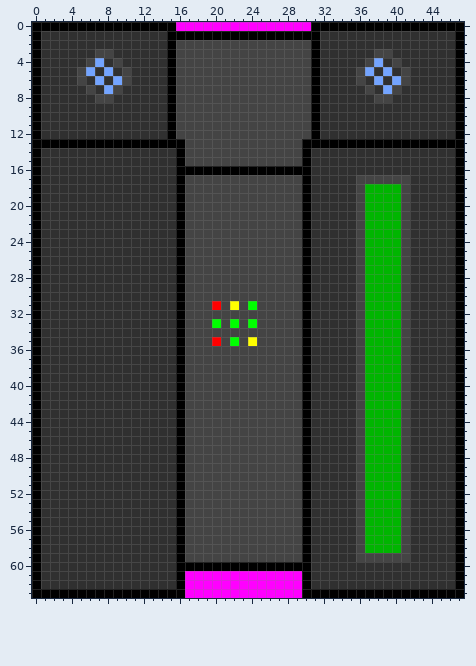
Two states of a pixel-art sprite, nondist/Tiles/mainframe.png. This is how it looked before the edit.
The file is 48x64 pixels. Colours within 5 levels of each other are drawn and written as one.
The same view after the edit:
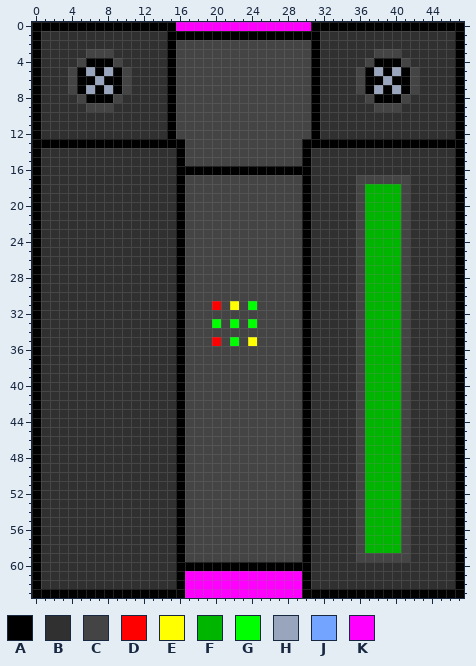
Palette (. is transparent): A #000000  B #303030  C #444444  D #ff0000  E #ffff00  F #00b500  G #00ff00  H #98a5bc  J #73a4ff  K #ff00ff
Diff:
@@ x 0..47 @@
  2 ABBBBBBBBBBBBBBACCCCCCCCCCCCCCCABBBBBBBBBBBBBBBA
- 3 ABBBBBBCCBBBBBBACCCCCCCCCCCCCCCABBBBBBCCBBBBBBBA
- 4 ABBBBBCJBCBBBBBACCCCCCCCCCCCCCCABBBBBCJBCBBBBBBA
- 5 ABBBBCJBJBCBBBBACCCCCCCCCCCCCCCABBBBCJBJBCBBBBBA
- 6 ABBBBCBJBJCBBBBACCCCCCCCCCCCCCCABBBBCBJBJCBBBBBA
- 7 ABBBBBCBJCBBBBBACCCCCCCCCCCCCCCABBBBBCBJCBBBBBBA
- 8 ABBBBBBCCBBBBBBACCCCCCCCCCCCCCCABBBBBBCCBBBBBBBA
- 9 ABBBBBBBBBBBBBBACCCCCCCCCCCCCCCABBBBBBBBBBBBBBBA
+ 3 ABBBBBCCCBBBBBBACCCCCCCCCCCCCCCABBBBBBCCCBBBBBBA
+ 4 ABBBBCAAACBBBBBACCCCCCCCCCCCCCCABBBBBCAAACBBBBBA
+ 5 ABBBCAHAHACBBBBACCCCCCCCCCCCCCCABBBBCAHAHACBBBBA
+ 6 ABBBCAAHAACBBBBACCCCCCCCCCCCCCCABBBBCAAHAACBBBBA
+ 7 ABBBCAHAHACBBBBACCCCCCCCCCCCCCCABBBBCAHAHACBBBBA
+ 8 ABBBBCAAACBBBBBACCCCCCCCCCCCCCCABBBBBCAAACBBBBBA
+ 9 ABBBBBCCCBBBBBBACCCCCCCCCCCCCCCABBBBBBCCCBBBBBBA
 10 ABBBBBBBBBBBBBBACCCCCCCCCCCCCCCABBBBBBBBBBBBBBBA
Where, in picture pixels (left, top, right, bottom), the same in both pictures:
changed: (68, 49, 131, 112)
changed: (356, 49, 419, 112)
